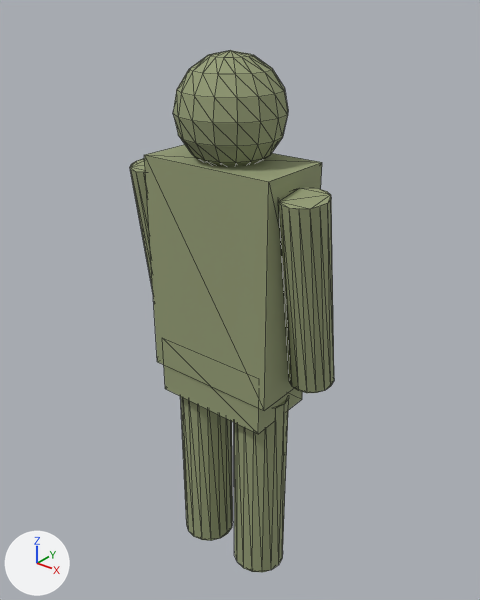
Renders of the glTF model assets/models/units/trooper.glb from each side of a commit.
Both versions are drawn from a 50 mm lens placed at (1.197, -1.457, 1.915), pointed at (-0.004, 0.045, 0.984). Lighting does not change. The marker at lower left points along +X, +Y and +Z. The older version comes first. Mesh edges are drawn as thin lines. Vertices at exactly the same position are counted once.

Before the edit, the objects in view are built like this:
```python
me_cube = bpy.data.meshes.new('Cube')
me_cube.from_pydata(...)  # 258 vertices, 488 faces; spans x -0.35..0.35, y -0.16..0.16, z 0.0..1.74
me_cube.materials.append(mat_trooper)  # greyish green #959e76
ob_trooper = bpy.data.objects.new('trooper', me_cube)
ob_trooper.location = (0.0, 0.0, 0.0)
```
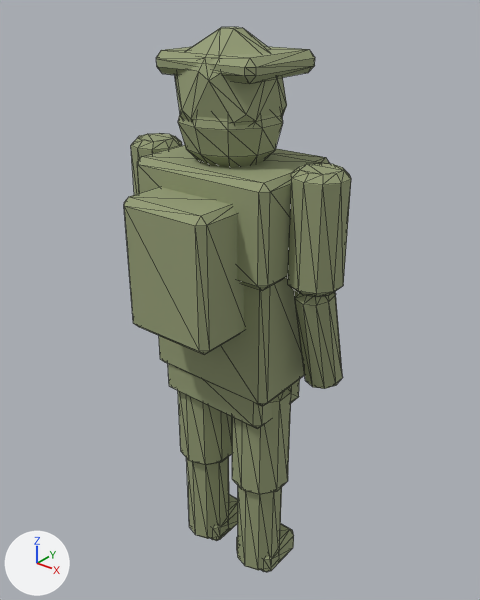
Where the change shows, as pixel boxes (x1, y1, x2, y2) in the pictures (480 x 600 px):
'trooper', reshaped (11% wider): before (130, 50, 334, 572); after (124, 27, 351, 572)
part 1 of me_cube, added: after (178, 113, 283, 167)
part 2 of me_cube, rebuilt: before (173, 50, 288, 166); after (175, 27, 287, 125)
part 3 of me_cube, rebuilt: before (234, 398, 289, 572); after (238, 486, 282, 570)
part 4 of me_cube, rebuilt (17% narrower, 43% shorter): before (181, 397, 233, 541); after (186, 457, 229, 539)
part 5 of me_cube, rebuilt: before (278, 188, 334, 393); after (294, 291, 343, 389)
part 6 of me_cube, rebuilt (not visible afterwards): before (130, 158, 153, 291)
part 7 of me_cube, rebuilt: before (164, 365, 302, 434); after (168, 363, 300, 428)
part 8 of me_cube, built on: before (144, 145, 322, 411); after (124, 47, 351, 495)
part 9 of me_cube, added: after (211, 494, 294, 572)

The edits, one by one:
me_cube is used by ob_trooper; location (0.0, 0.0, 0.0).
me_cube had 258 vertices, 488 faces and spanned x -0.35..0.35, y -0.16..0.16, z 0.0..1.74.
me_cube now has 624 vertices, 1176 faces and spans x -0.38..0.38, y -0.3..0.27, z -0.03..1.8.
me_cube part 1: a new loose piece, a UV sphere (10 segments, 6 rings, poles along z) spanning x -0.14..0.14, y -0.15..0.15, z 1.41..1.71, in mat_trooper (greyish green #959e76).
me_cube part 2: the loose piece of 114 vertices spanning x -0.16..0.16, y -0.16..0.16, z 1.42..1.74 is rebuilt with 60 vertices and now spans x -0.15..0.15, y -0.15..0.15, z 1.48..1.8.
me_cube part 3: the loose piece of 32 vertices spanning x 0.03..0.21, y -0.09..0.09, z 0.0..0.7 is rebuilt with 40 vertices and now spans x 0.04..0.2, y -0.08..0.08, z -0.02..0.38.
me_cube part 4: the loose piece of 32 vertices spanning x -0.21..-0.03, y -0.09..0.09, z 0.0..0.7 is rebuilt with 40 vertices and now spans x -0.2..-0.04, y -0.08..0.08, z -0.02..0.38.
me_cube part 5: the loose piece of 32 vertices spanning x 0.21..0.35, y -0.11..0.11, z 0.79..1.41 is rebuilt with 40 vertices and now spans x 0.24..0.36, y -0.06..0.14, z 0.78..1.14.
me_cube part 6: the loose piece of 32 vertices spanning x -0.35..-0.21, y -0.11..0.11, z 0.79..1.41 is rebuilt with 40 vertices and now spans x -0.36..-0.24, y -0.06..0.14, z 0.78..1.14.
me_cube part 7: the loose piece of 8 vertices spanning x -0.2..0.2, y -0.12..0.12, z 0.65..0.85 is rebuilt with 24 vertices and now spans x -0.2..0.2, y -0.12..0.12, z 0.65..0.85.
me_cube part 8: 6 vertices removed from x -0.22..0.22, y -0.12..0.12, z 0.75..1.45; 278 vertices added at x -0.38..0.38, y -0.3..0.27, z 0.35..1.74.
me_cube part 9: 48 vertices added at x -0.2..0.2, y -0.05..0.13, z -0.03..0.07.
